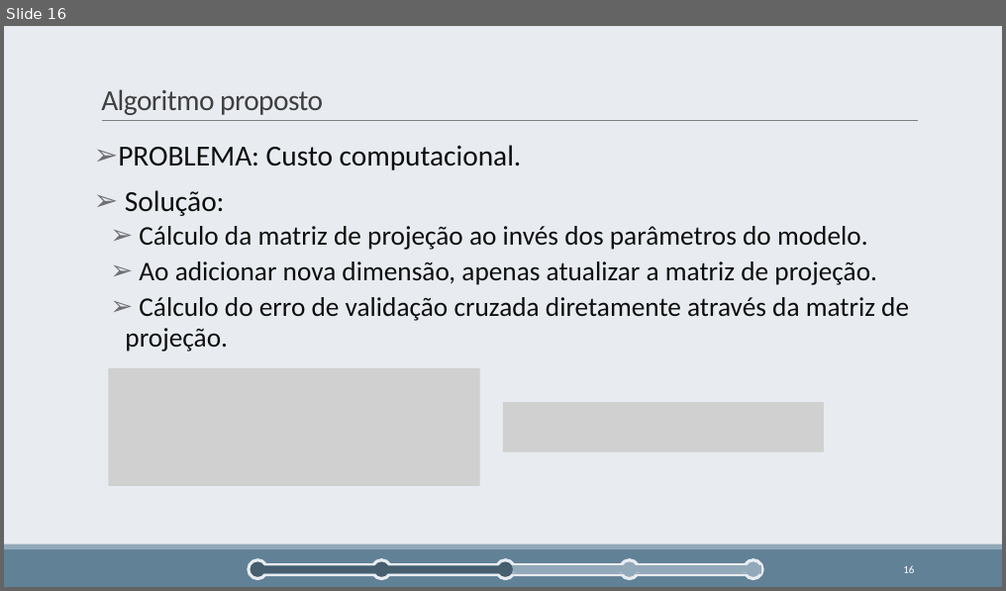
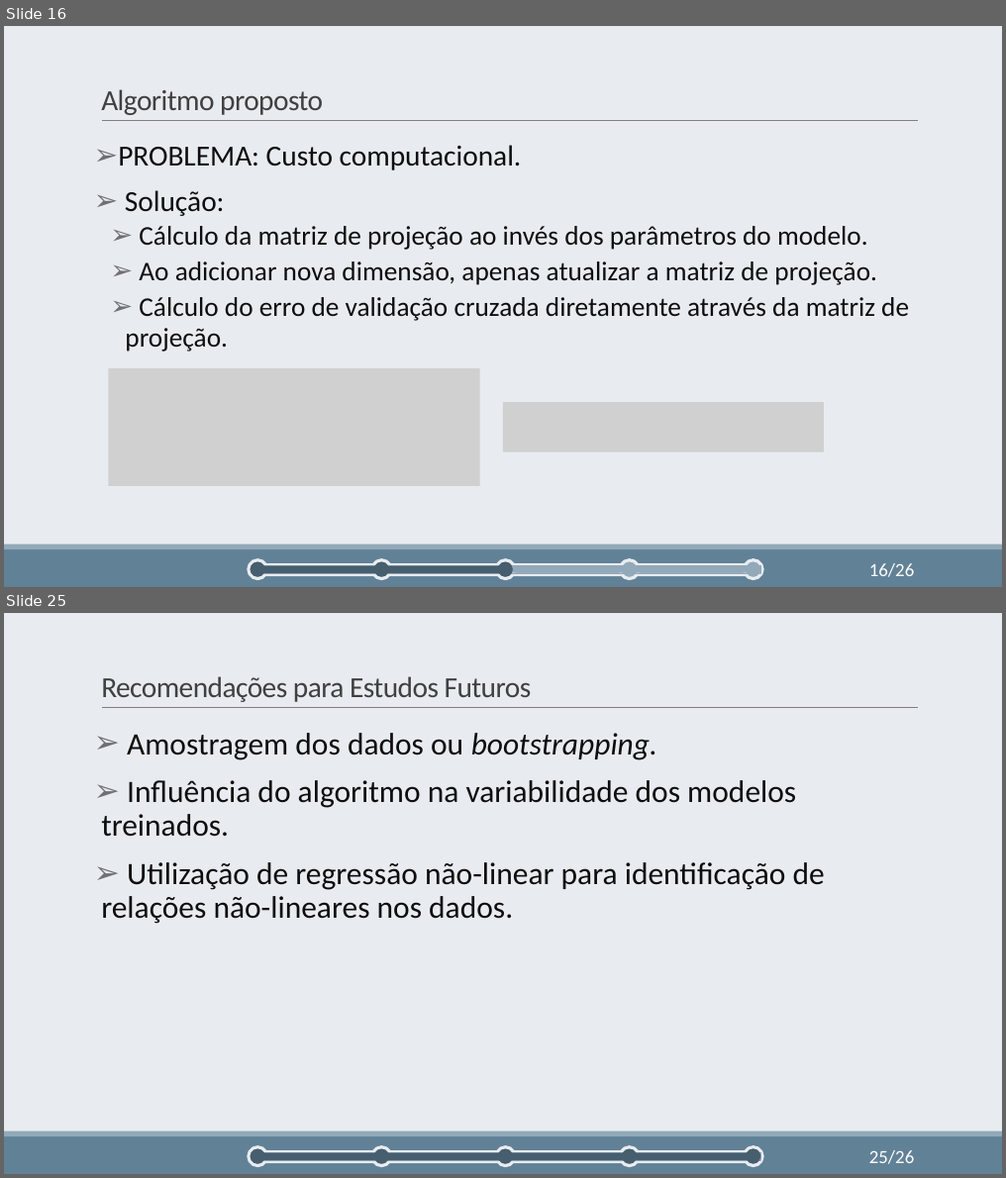
Before and after one commit to cmbhjv/TCC-Latex, a slide deck: TCC-Pres/Seleção Incremental de Variáveis utilizando Preditores Lineares e.pptx. Shown one above the other, each under a label of ours: slide 16 before the commit, slides 16 and 25 after it; the slides between them are not shown. The pictures are 1006x591 and 1006x1178 pixels, drawn with LibreOffice and Linux fonts; fonts in the diff are those of the drawing; grey boxes stand for pictures. Boxes give left, top, right and bottom in pixels: in the first picture for what was removed or moved away, otherwise in the second. Text is boxed around its words. In the diff, an @@ line names an element or a change of style, - is before the commit and + after.

```diff
--- a/TCC-Pres/Seleção Incremental de Variáveis utilizando Preditores Lineares e.pptx
+++ b/TCC-Pres/Seleção Incremental de Variáveis utilizando Preditores Lineares e.pptx
@@ slide 25 added at <box>4,613,1002,1174</box>, background #E8ECF0; not listed: 3 template elements that a slide beside it also shows @@
@@ title added at <box>101,676,532,702</box>, 28 pt, text #404040 @@
+Recomendações para Estudos Futuros
@@ text added at <box>101,733,825,924</box>, 30 pt, text #0D0D0D @@
+➢ Amostragem dos dados ou bootstrapping.
+➢ Influência do algoritmo na variabilidade dos modelos treinados.
+➢ Utilização de regressão não-linear para identificação de relações não-lineares nos dados.
@@ ellipse added at <box>251,1149,265,1164</box>, fill #465E6E @@
@@ group added at <box>249,1148,763,1166</box>: 5 ellipses, 1 rounded rectangle, 1 rectangle @@
@@ rectangle added at <box>261,1154,386,1161</box>, fill #465E6E @@
@@ ellipse added at <box>371,1152,381,1161</box>, fill #465E6E @@
@@ ellipse added at <box>374,1149,389,1164</box>, fill #465E6E @@
@@ rectangle added at <box>385,1154,510,1161</box>, fill #465E6E @@
@@ ellipse added at <box>498,1149,513,1164</box>, fill #465E6E @@
@@ rectangle added at <box>509,1154,635,1161</box>, fill #465E6E @@
@@ ellipse added at <box>623,1149,638,1164</box>, fill #465E6E @@
@@ rectangle added at <box>634,1154,758,1161</box>, fill #465E6E @@
@@ ellipse added at <box>746,1149,761,1164</box>, fill #465E6E @@
@@ page number added at <box>869,1151,915,1164</box>, 18 pt, text #FFFFFF @@
+25/26
@@ page number at <box>869,564,915,577</box>: text changed; size 10.5 to 18 pt @@
-16
+16/26
```
Also in this commit, not shown: 3 slides changed, 9 other slides added, 2 slides removed.
